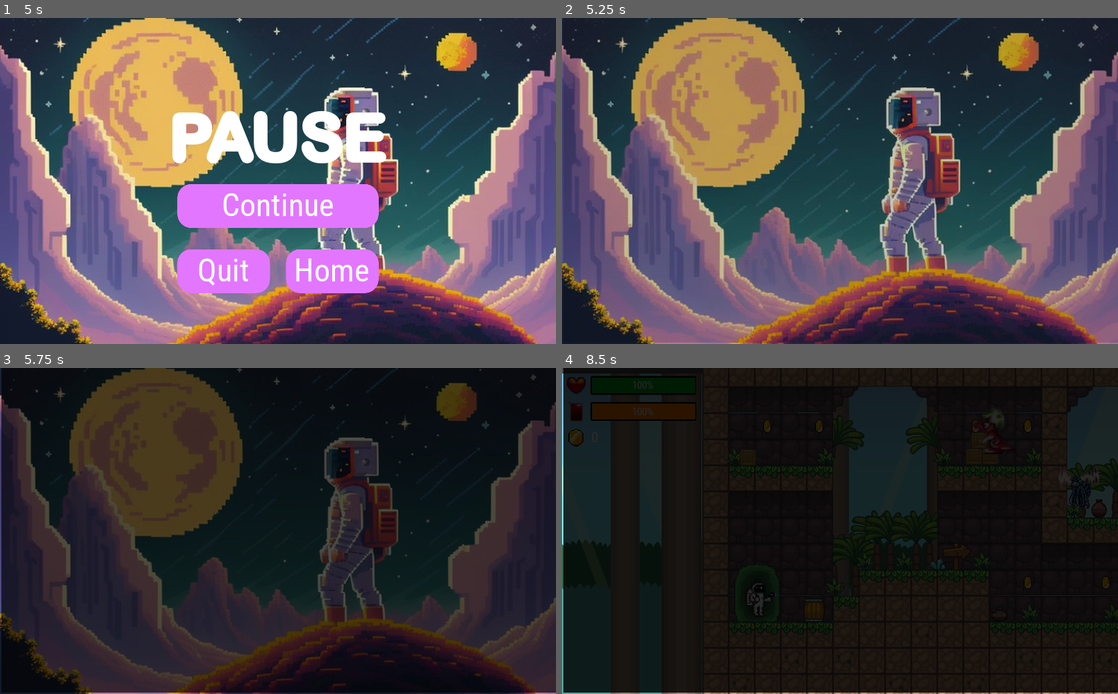
Above: before the commit, frames 1-4 (two rows, left to right).
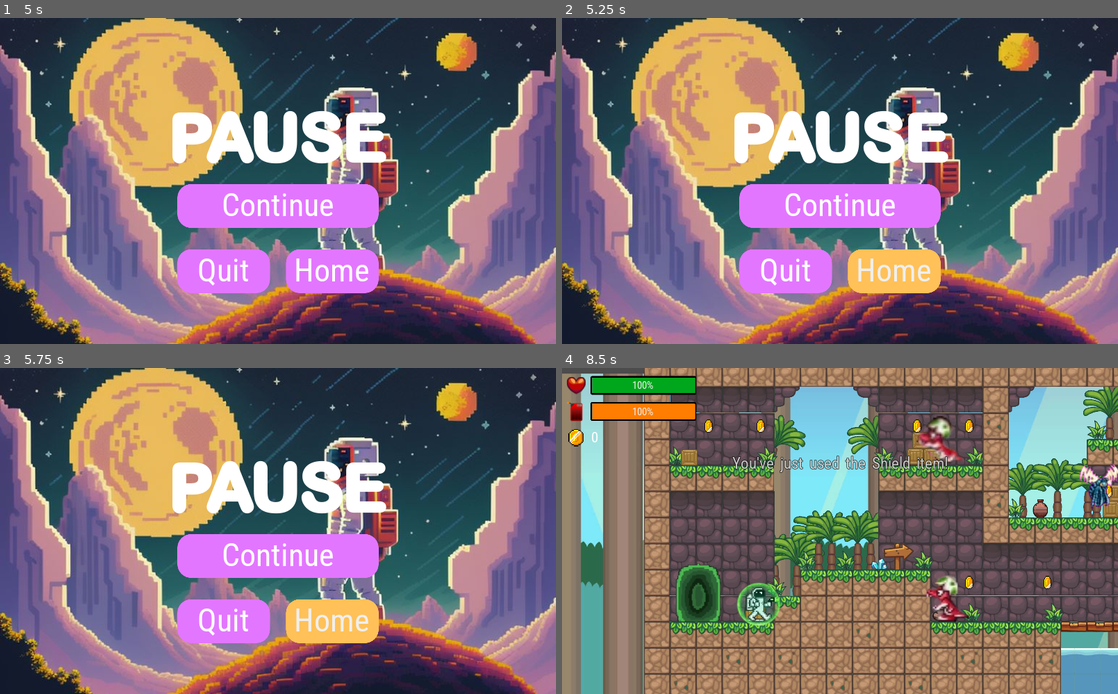
Above: after the commit, the same moments.

Repository: BernardSapida/SUPER-NOVA
Game: Godot game, scene res://scenes/menu_screens/main_screen/MainScreen.tscn
Same seed, same stepped clock (60 frames per second), same inputs: the game is played once before the commit and once after it. Sound files missing from this copy of the repository are replaced by a short silence.
Inputs (mouse positions are in pixels of both pictures, inside the frame that each line leads up to):
- Up to frame 1 (5 s): tap Enter at 0.5 s; hold Right (ui_right) 0.53-1.25 s; tap 2 (cloak_item) at 0.6 s; tap Up (ui_up) at 0.77, 2.27, 3.77, 4.52 s; click "Start" at 1.25 s; tap Space (rocket) at 2 s; hold Right (ui_right) 2.03-2.78 s; tap A (fire) at 2.1 s; hold Left (ui_left) 2.78-3.53 s; tap 6 (fuel_item) at 2.85 s; hold Right (ui_right) from 3.53 s (still down); tap 1 (heart_item) at 3.6 s; tap 4 (rage_item) at 4.35 s; tap Escape (ui_cancel) at 4.9 s
- Up to frame 2 (5.25 s): release Right (ui_right) at 5 s; click "Home" at 5 s
- Up to frame 3 (5.75 s): no input
- Up to frame 4 (8.5 s): click (840, 557) at 5.75 s, where only the run after the commit has a clickable "Continue"; hold Left (ui_left) 6.53-7.25 s; tap Space (rocket) at 6.6 s; tap Up (ui_up) at 6.77 s; click (895, 586) at 7.25 s, where only the run before the commit has a clickable "Start"; hold Right (ui_right) from 8.03 s (still down); tap 3 (shield_item) at 8.1 s

Frame 1 is identical in both runs. In frame 2, 56% of the frame differs, in the area x 0-100%, y 0-100%; in frame 3, 99%; in frame 4, 99%.
Error after the commit: Attempt to call function 'stop' in base 'null instance' on a null instance. (res://scenes/menu_screens/pause_screen/PauseScreen.gd:43)

Commit message:
FINAL NA TLAGA: Added sounds

Diff:
--- a/scenes/enemies/boss_base/BossBase.gd
+++ b/scenes/enemies/boss_base/BossBase.gd
@@ -18,6 +18,9 @@
 onready var player_ref = get_tree().get_nodes_in_group("Player")[0]
 onready var animated_sprite = $AnimatedSprite
 onready var animation_player = $AnimationPlayer
+onready var sound_player = $AudioStreamPlayer
+
+
 var death_explosion = preload("res://scenes/enemies/boss_death_effect/DeathEffect.tscn")
 
 
@@ -52,6 +55,7 @@
 	explosion.global_position = global_position
 	get_tree().current_scene.add_child(explosion)
 
+	SoundManager.play_clip(sound_player, SoundManager.SOUND_DEAD)
 	animated_sprite.play("default")
 	animated_sprite.stop()
 	animated_sprite.frame = 0
@@ -63,10 +67,8 @@
 	queue_free()
 
 func hit(damage: int):
-	print(str(health) + " " + str(damage))
 	health -= damage
 	animation_player.play("hurt")
-	print(health)
 	if health <= 0:
 		die()
 		return
--- a/scenes/enemies/boss_base/BossBase.tscn
+++ b/scenes/enemies/boss_base/BossBase.tscn
@@ -190,5 +190,7 @@
 
 [node name="CollisionShape2D" type="CollisionShape2D" parent="Hitbox"]
 
+[node name="AudioStreamPlayer" type="AudioStreamPlayer" parent="."]
+
 [connection signal="body_entered" from="Hitbox" to="." method="_on_Hitbox_body_entered"]
 [connection signal="body_exited" from="Hitbox" to="." method="_on_Hitbox_body_exited"]
--- a/scenes/enemies/enemy_base/EnemyBase.gd
+++ b/scenes/enemies/enemy_base/EnemyBase.gd
@@ -20,6 +20,7 @@
 onready var player_ref = get_tree().get_nodes_in_group("Player")[0]
 onready var animated_sprite = $AnimatedSprite
 onready var animation_player = $AnimationPlayer
+onready var sound_player = $AudioStreamPlayer
 
 # Called when the node enters the scene tree for the first time.
 func _ready():
@@ -45,7 +46,7 @@
 	set_physics_process(false)
 
 	animation_player.play("Die")
-
+	SoundManager.play_clip(sound_player, SoundManager.SOUND_DEAD)
 	LevelManager.add_current_points(points)
 
 func remove_from_scene():
--- a/scenes/enemies/enemy_base/EnemyBase.tscn
+++ b/scenes/enemies/enemy_base/EnemyBase.tscn
@@ -90,6 +90,8 @@
 
 [node name="CollisionShape2D" type="CollisionShape2D" parent="DetectionRange"]
 
+[node name="AudioStreamPlayer" type="AudioStreamPlayer" parent="."]
+
 [connection signal="body_entered" from="Hitbox" to="." method="_on_Hitbox_body_entered"]
 [connection signal="body_exited" from="Hitbox" to="." method="_on_Hitbox_body_exited"]
 [connection signal="body_entered" from="DetectionRange" to="." method="_on_DetectionRange_body_entered"]
--- a/scenes/enemies/level 4/boss/Golem.gd
+++ b/scenes/enemies/level 4/boss/Golem.gd
@@ -10,7 +10,6 @@
 
 # Called when the node enters the scene tree for the first time.
 func _ready():
-	print(health)
 	randomize()
 	animated_sprite.play("default")
 
@@ -35,6 +34,7 @@
 	explosion.global_position = global_position
 	get_tree().current_scene.add_child(explosion)
 
+	SoundManager.play_clip(sound_player, SoundManager.SOUND_DEAD)
 	animated_sprite.play("default")
 	animated_sprite.stop()
 	animated_sprite.frame = 0
--- a/scenes/level1/Level1.tscn
+++ b/scenes/level1/Level1.tscn
@@ -39,6 +39,7 @@
 [ext_resource path="res://scenes/boss_room_entrance/entrance.tscn" type="PackedScene" id=37]
 [ext_resource path="res://scenes/menu_screens/pause_screen/PauseScreen.tscn" type="PackedScene" id=38]
 [ext_resource path="res://scenes/transition/transition.tscn" type="PackedScene" id=39]
+[ext_resource path="res://assets/Sounds/Level 1.mp3" type="AudioStream" id=40]
 
 [sub_resource type="SegmentShape2D" id=2]
 a = Vector2( 165, 0 )
@@ -5671,6 +5672,10 @@
 
 [node name="Nova" parent="." instance=ExtResource( 2 )]
 position = Vector2( 53, 416 )
-damage = 10
+
+[node name="AudioStreamPlayer" type="AudioStreamPlayer" parent="."]
+pause_mode = 2
+stream = ExtResource( 40 )
+autoplay = true
 
 [connection signal="body_entered" from="DeadEnd" to="DeadEnd" method="_on_DeadEnd_body_entered"]
--- a/scenes/level2/Level2.tscn
+++ b/scenes/level2/Level2.tscn
@@ -29,6 +29,7 @@
 [ext_resource path="res://scenes/boss_room_entrance/entrance.tscn" type="PackedScene" id=27]
 [ext_resource path="res://scenes/menu_screens/pause_screen/PauseScreen.tscn" type="PackedScene" id=28]
 [ext_resource path="res://scenes/transition/transition.tscn" type="PackedScene" id=29]
+[ext_resource path="res://assets/Sounds/Level 2.mp3" type="AudioStream" id=30]
 
 [sub_resource type="SegmentShape2D" id=1]
 b = Vector2( 0, 601 )
@@ -5426,7 +5427,11 @@
 [node name="Eagle" parent="BossRoom" instance=ExtResource( 25 )]
 physics_interpolation_mode = 0
 position = Vector2( 360, 0 )
-default_facing = -1
 
 [node name="Nova" parent="." instance=ExtResource( 2 )]
 position = Vector2( 49, 129 )
+
+[node name="AudioStreamPlayer2D" type="AudioStreamPlayer2D" parent="."]
+pause_mode = 2
+stream = ExtResource( 30 )
+autoplay = true
--- a/scenes/level3/Level3.tscn
+++ b/scenes/level3/Level3.tscn
@@ -36,6 +36,7 @@
 [ext_resource path="res://scenes/boss_room_entrance/entrance.tscn" type="PackedScene" id=34]
 [ext_resource path="res://scenes/transition/transition.tscn" type="PackedScene" id=35]
 [ext_resource path="res://scenes/menu_screens/pause_screen/PauseScreen.tscn" type="PackedScene" id=36]
+[ext_resource path="res://assets/Sounds/Level 3.mp3" type="AudioStream" id=37]
 
 [sub_resource type="SegmentShape2D" id=1]
 b = Vector2( 0, 601 )
@@ -5094,7 +5095,11 @@
 
 [node name="Frog" parent="BossRoom" instance=ExtResource( 32 )]
 position = Vector2( 336, 181 )
-default_facing = -1
 
 [node name="Nova" parent="." instance=ExtResource( 2 )]
 position = Vector2( 722, 118 )
+
+[node name="AudioStreamPlayer" type="AudioStreamPlayer" parent="."]
+pause_mode = 2
+stream = ExtResource( 37 )
+autoplay = true
--- a/scenes/level4/Level4.tscn
+++ b/scenes/level4/Level4.tscn
@@ -30,6 +30,7 @@
 [ext_resource path="res://scenes/pickable/Coin.tscn" type="PackedScene" id=28]
 [ext_resource path="res://scenes/enemies/level 4/boss/Golem.tscn" type="PackedScene" id=29]
 [ext_resource path="res://scenes/enemies/level 4/lava_monster/LavaMonster.tscn" type="PackedScene" id=30]
+[ext_resource path="res://assets/Sounds/Level 4.mp3" type="AudioStream" id=31]
 [ext_resource path="res://scenes/boss_room_entrance/entrance.tscn" type="PackedScene" id=32]
 [ext_resource path="res://scenes/transition/transition.tscn" type="PackedScene" id=33]
 [ext_resource path="res://scenes/menu_screens/pause_screen/PauseScreen.tscn" type="PackedScene" id=34]
@@ -175,7 +176,7 @@
 texture = ExtResource( 13 )
 
 [node name="Background-tile28" type="Sprite" parent="Background-tile1"]
-position = Vector2( 720, -6.10352e-05 )
+position = Vector2( 2600, 27.8341 )
 texture = ExtResource( 13 )
 
 [node name="Background-tile10" type="Sprite" parent="Background-tile1"]
@@ -3905,4 +3906,9 @@
 [node name="Golem" parent="BossRoom/BossOriginalPosition" instance=ExtResource( 29 )]
 
 [node name="Nova" parent="." instance=ExtResource( 4 )]
-position = Vector2( 296, 89 )
+position = Vector2( 6313, 361 )
+
+[node name="AudioStreamPlayer" type="AudioStreamPlayer" parent="."]
+pause_mode = 2
+stream = ExtResource( 31 )
+autoplay = true
--- a/scenes/menu_screens/death_screen/DeathScreen.gd
+++ b/scenes/menu_screens/death_screen/DeathScreen.gd
@@ -6,16 +6,18 @@
 onready var quit = $Quit
 onready var transition = $Transition
 onready var animation_player = $AnimationPlayer
+onready var sound_player = $AudioStreamPlayer
 
 # Called when the node enters the scene tree for the first time.
 func _ready():
-
+	SoundManager.play_clip(sound_player, SoundManager.SOUND_GAMEOVER)
 	try_again.connect("pressed", self, "on_tryAgainButton_pressed")
 	home.connect("pressed", self, "on_homeButton_pressed")
 	quit.connect("pressed", self, "on_quitButton_pressed")
 
 
 func on_tryAgainButton_pressed():
+	sound_player.stop()
 	title.hide()
 	try_again.hide()
 	home.hide()
@@ -25,6 +27,7 @@
 
 
 func on_homeButton_pressed():
+	sound_player.stop()
 	title.hide()
 	try_again.hide()
 	home.hide()
--- a/scenes/menu_screens/death_screen/DeathScreen.tscn
+++ b/scenes/menu_screens/death_screen/DeathScreen.tscn
@@ -120,3 +120,5 @@
 custom_styles/focus = ExtResource( 3 )
 custom_styles/normal = ExtResource( 4 )
 text = "Quit"
+
+[node name="AudioStreamPlayer" type="AudioStreamPlayer" parent="."]
--- a/scenes/menu_screens/gameover_screen/GameOverScreen.gd
+++ b/scenes/menu_screens/gameover_screen/GameOverScreen.gd
@@ -6,14 +6,19 @@
 onready var quit = $Quit
 onready var transition = $Transition
 onready var animation_player = $AnimationPlayer
+onready var sound_player = $AudioStreamPlayer
 
 # Called when the node enters the scene tree for the first time.
 func _ready():
 	home.connect("pressed", self, "on_homeButton_pressed")
 	quit.connect("pressed", self, "on_quitButton_pressed")
 	score.text = "SCORE: " + str(ScoreCounter.FINAL_SCORE)
+	SoundManager.play_clip(sound_player, SoundManager.SOUND_WIN)
+	yield(sound_player, "finished")
+	SoundManager.play_clip(sound_player, SoundManager.SOUND_BGM)
 
 func on_homeButton_pressed():
+	sound_player.stop()
 	title.hide()
 	score.hide()
 	home.hide()
--- a/scenes/menu_screens/gameover_screen/GameOverScreen.tscn
+++ b/scenes/menu_screens/gameover_screen/GameOverScreen.tscn
@@ -117,3 +117,5 @@
 custom_styles/focus = ExtResource( 4 )
 custom_styles/normal = ExtResource( 5 )
 text = "Quit"
+
+[node name="AudioStreamPlayer" type="AudioStreamPlayer" parent="."]
--- a/scenes/menu_screens/main_screen/MainScreen.gd
+++ b/scenes/menu_screens/main_screen/MainScreen.gd
@@ -5,9 +5,11 @@
 onready var animation_player = $AnimationPlayer
 onready var transition = $Transition
 onready var title = $Title
+onready var sound_player = $AudioStreamPlayer
 
 # Called when the node enters the scene tree for the first time.
 func _ready():
+	SoundManager.play_clip(sound_player, SoundManager.SOUND_BGM)
 	start.connect("pressed", self, "on_startButton_pressed")
 	quit.connect("pressed", self, "on_quitButton_pressed")
 	transition.hide()
@@ -21,6 +23,7 @@
 	quit.hide()
 	title.hide()
 	LevelManager.CURRENT_LEVEL = 1
+	sound_player.stop()
 	transition.transition_to("res://scenes/level1/Level1.tscn")
 
 func on_quitButton_pressed():
--- a/scenes/menu_screens/main_screen/MainScreen.tscn
+++ b/scenes/menu_screens/main_screen/MainScreen.tscn
@@ -225,3 +225,5 @@
 custom_styles/focus = ExtResource( 7 )
 custom_styles/normal = ExtResource( 6 )
 text = "Quit"
+
+[node name="AudioStreamPlayer" type="AudioStreamPlayer" parent="."]
--- a/scenes/menu_screens/next_level_screen/NextLevelScreen.gd
+++ b/scenes/menu_screens/next_level_screen/NextLevelScreen.gd
@@ -7,6 +7,7 @@
 onready var quit = $Quit
 onready var transition = $Transition
 onready var animation_player = $AnimationPlayer
+onready var sound_player = $AudioStreamPlayer
 
 
 # Called when the node enters the scene tree for the first time.
@@ -16,8 +17,12 @@
 	continue_button.connect("pressed", self, "on_continueButton_pressed")
 	home.connect("pressed", self, "on_homeButton_pressed")
 	quit.connect("pressed", self, "on_quitButton_pressed")
+	SoundManager.play_clip(sound_player, SoundManager.SOUND_WIN)
+	yield(sound_player, "finished")
+	SoundManager.play_clip(sound_player, SoundManager.SOUND_BGM)
 
 func on_continueButton_pressed():
+	sound_player.stop()
 	title.hide()
 	continue_button.hide()
 	home.hide()
@@ -25,6 +30,7 @@
 	transition.transition_to("res://scenes/level"+str(LevelManager.CURRENT_LEVEL)+"/Level"+str(LevelManager.CURRENT_LEVEL)+".tscn")
 
 func on_homeButton_pressed():
+	sound_player.stop()
 	title.hide()
 	continue_button.hide()
 	home.hide()
--- a/scenes/menu_screens/next_level_screen/NextLevelScreen.tscn
+++ b/scenes/menu_screens/next_level_screen/NextLevelScreen.tscn
@@ -107,3 +107,5 @@
 custom_styles/focus = ExtResource( 5 )
 custom_styles/normal = ExtResource( 2 )
 text = "Quit"
+
+[node name="AudioStreamPlayer" type="AudioStreamPlayer" parent="."]
--- a/scenes/menu_screens/pause_screen/PauseScreen.gd
+++ b/scenes/menu_screens/pause_screen/PauseScreen.gd
@@ -9,6 +9,9 @@
 onready var level_scene = get_node("/root/Level" + str(LevelManager.CURRENT_LEVEL))
 onready var parallax_bg = get_node("/root/Level" + str(LevelManager.CURRENT_LEVEL) + "/ParallaxBackground")
 onready var ui = get_node("/root/Level" + str(LevelManager.CURRENT_LEVEL) + "/CanvasLayer/UI")
+onready var sound_player = $AudioStreamPlayer
+
+
 # Called when the node enters the scene tree for the first time.
 func _ready():
 	continue_button.connect("pressed", self, "on_continueButton_pressed")
@@ -21,19 +24,23 @@
 func _input(event):
 	if Input.is_action_just_pressed("ui_cancel"):
 		if not self.is_visible_in_tree():
+			SoundManager.play_clip(sound_player, SoundManager.SOUND_BGM)
 			self.show()
 			get_tree().paused = true
 		else:
 			self.hide()
 			get_tree().paused = false
+			sound_player.stop()
 
 
 func on_continueButton_pressed():
 	self.hide()
 	get_tree().paused = false
-
+	sound_player.stop()
 
 func on_homeButton_pressed():
+	sound_player.stop()
+	get_node("/root/Level" + str(LevelManager.CURRENT_LEVEL) + "/AudioStreamPlayer").stop()
 	title.hide()
 	continue_button.hide()
 	home.hide()
--- a/scenes/menu_screens/pause_screen/PauseScreen.tscn
+++ b/scenes/menu_screens/pause_screen/PauseScreen.tscn
@@ -105,3 +105,5 @@
 custom_styles/focus = ExtResource( 7 )
 custom_styles/normal = ExtResource( 5 )
 text = "Quit"
+
+[node name="AudioStreamPlayer" type="AudioStreamPlayer" parent="."]
--- a/scenes/nova/Nova.gd
+++ b/scenes/nova/Nova.gd
@@ -38,10 +38,11 @@
 onready var animation_player = $AnimationPlayer
 onready var poison_tick_timer = $PoisonTickTimer
 onready var transition = get_node("/root/Level" + str(current_level) + "/CanvasLayer/Transition")
+onready var sound_player = $AudioStreamPlayer
 
 # Called when the node enters the scene tree for the first time.
 func _ready():
-	print(LevelManager.DIFFICULTY)
+	LevelManager.CURRENT_LEVEL = 4
 	heart_item = InventoryManager.heart_item
 	cloak_item = InventoryManager.cloak_item
 	shield_item = InventoryManager.shield_item
@@ -223,6 +224,7 @@
 			fuel_item += 1
 			InventoryManager.fuel_item += 1
 
+	SoundManager.play_clip(sound_player, SoundManager.SOUND_POWERUP)
 	ui.add_item(item)
 
 func reduce_speed():
@@ -288,6 +290,7 @@
 func collect_coin(value):
 	score += value
 	ui.set_coin_count(score)
+	SoundManager.play_clip(sound_player, SoundManager.SOUND_LOOT)
 
 func collect_life(value):
 	health += value
@@ -314,6 +317,7 @@
 	set_physics_process(false)
 	animated_sprite.stop()
 	animation_player.play("Die")
+	SoundManager.play_clip(sound_player, SoundManager.SOUND_LOSE)
 
 func replay():
 	ui.hide()
@@ -337,6 +341,7 @@
 	call_deferred("attack")
 
 func attack():
+	SoundManager.play_clip(sound_player, SoundManager.SOUND_SHOOT)
 	var shot = shot_scene.instance()
 
 #		laser_sound.play()
--- a/scenes/nova/Nova.tscn
+++ b/scenes/nova/Nova.tscn
@@ -268,6 +268,7 @@
 [node name="Nova" type="KinematicBody2D" groups=["Player"]]
 collision_layer = 130
 script = ExtResource( 1 )
+damage = 1300
 
 [node name="CollisionShape2D" type="CollisionShape2D" parent="."]
 shape = SubResource( 1 )
@@ -300,4 +301,6 @@
 [node name="PoisonTickTimer" type="Timer" parent="."]
 wait_time = 2.0
 
+[node name="AudioStreamPlayer" type="AudioStreamPlayer" parent="."]
+
 [connection signal="timeout" from="PoisonTickTimer" to="." method="_on_PoisonTickTimer_timeout"]
--- a/scenes/singletons/SoundManager.gd
+++ b/scenes/singletons/SoundManager.gd
@@ -1,27 +1,38 @@
 extends Node
 
 
-const SOUND_LEVEL1 = "laser"
-const SOUND_LEVEL2 = "checkpoint"
-const SOUND_LEVEL3 = "damage"
-const SOUND_LEVEL4 = "kill"
-const SOUND_GAMEOVER = "gameover1"
-const SOUND_LOSE = "impact"
-const SOUND_LOOT = "land"
-const SOUND_POWERUP = "music1"
-const SOUND_MUSIC2 = "music2"
-const SOUND_PICKUP = "pickup"
-const SOUND_BOSS_ARRIVE = "boss_arrive"
-const SOUND_JUMP = "jump"
+const SOUND_LEVEL1 = "level1"
+const SOUND_LEVEL2 = "level2"
+const SOUND_LEVEL3 = "level3"
+const SOUND_LEVEL4 = "level4"
+const SOUND_GAMEOVER = "gameover"
+const SOUND_LOSE = "lose"
+const SOUND_LOOT = "loot"
+const SOUND_DEAD = "dead"
+const SOUND_POWERUP = "powerup"
 const SOUND_WIN = "win"
-
+const SOUND_BGM = "bgm"
+const SOUND_STOMP = "stomp"
+const SOUND_SHOOT = "shoot"
 
 var SOUNDS = {
-
+	SOUND_LEVEL1: preload("res://assets/Sounds/Level 1.mp3"),
+	SOUND_LEVEL2: preload("res://assets/Sounds/Level 2.mp3"),
+	SOUND_LEVEL3: preload("res://assets/Sounds/Level 3.mp3"),
+	SOUND_LEVEL4: preload("res://assets/Sounds/Level 4.mp3"),
+	SOUND_GAMEOVER: preload("res://assets/Sounds/Game Over.mp3"),
+	SOUND_LOSE: preload("res://assets/Sounds/Lose.mp3"),
+	SOUND_LOOT: preload("res://assets/Sounds/Loot.mp3"),
+	SOUND_DEAD: preload("res://assets/Sounds/Dead.mp3"),
+	SOUND_POWERUP: preload("res://assets/Sounds/Powerup.mp3"),
+	SOUND_WIN: preload("res://assets/Sounds/Win.mp3"),
+	SOUND_BGM: preload("res://assets/Sounds/mainBgm.mp3"),
+	SOUND_STOMP: preload("res://assets/Sounds/impact.wav"),
+	SOUND_SHOOT: preload("res://assets/Sounds/laser.wav"),
 }
 
 
-func play_clip(player: AudioStreamPlayer2D, clip_key: String):
+func play_clip(player: AudioStreamPlayer, clip_key: String):
 	if SOUNDS.has(clip_key) == false:
 		return
 	player.stream = SOUNDS[clip_key]
Not shown, added: assets/Sounds/impact.wav.import
Not shown, added: assets/Sounds/laser.wav.import
Not shown, added: assets/Sounds/mainBgm.mp3.import
Not shown: 1 places in scenes/level1/Level1.tscn that only renumber resources
Not shown: 1 places in scenes/level2/Level2.tscn that only renumber resources
Not shown: 1 places in scenes/level3/Level3.tscn that only renumber resources
Not shown: 1 places in scenes/level4/Level4.tscn that only renumber resources
Not shown, added: assets/Sounds/impact.wav
Not shown, added: assets/Sounds/laser.wav
Not shown, added: assets/Sounds/mainBgm.mp3
